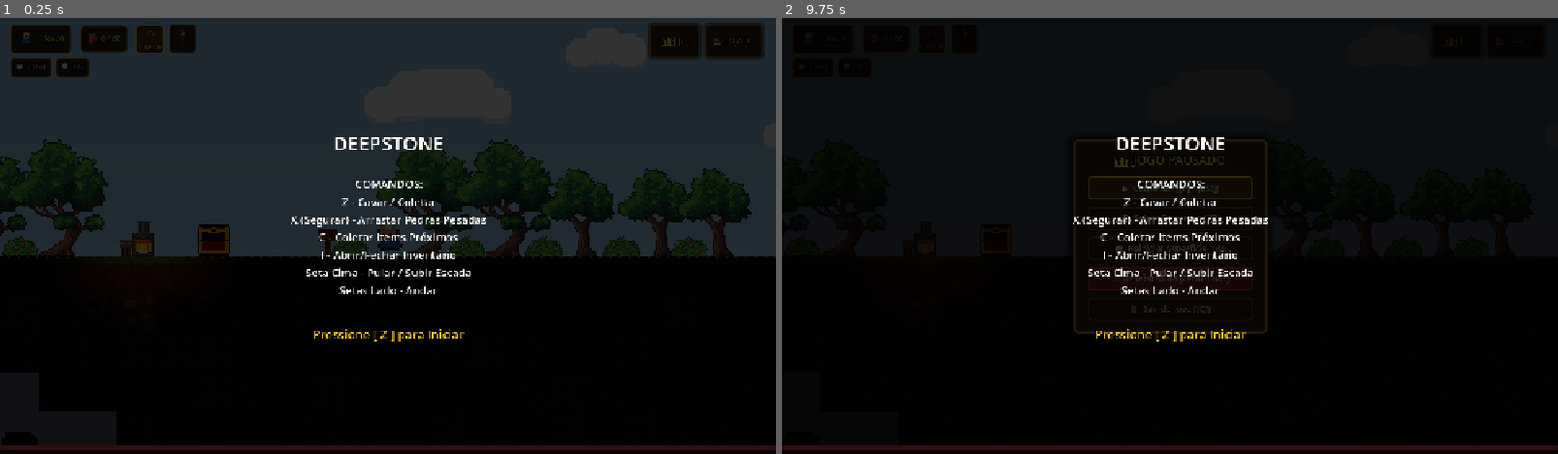
Above: before the commit, frames 1-2 (left to right).
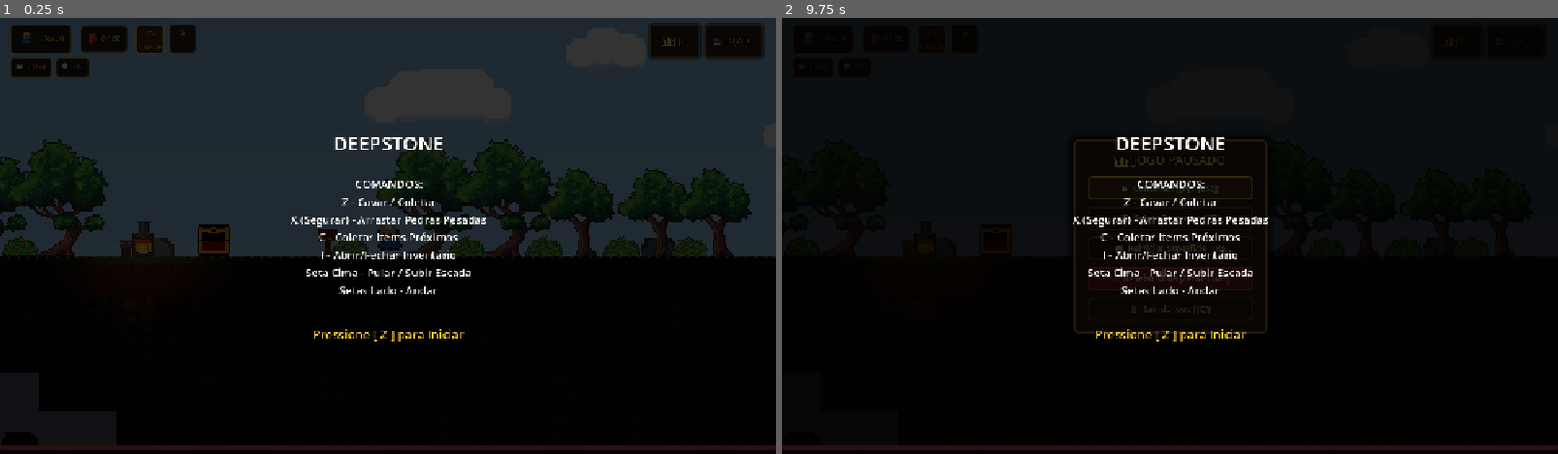
Above: after the commit, the same moments.

Repository: abdalazard/deepstone
Game: Godot game, scene res://scenes/main/main.tscn
The game is run twice, just before and just after one commit, with the same random seed, the same clock (stepped at 60 frames per second) and the same inputs.
Inputs (mouse positions are in pixels of both pictures, inside the frame that each line leads up to):
- Up to frame 1 (0.25 s): no input
- Up to frame 2 (9.75 s): click "⏸️ [P]" at 0.5 s; click "🏪 LOJA [L]" at 1.25 s; tap Enter at 2, 3.5, 5 s; move the mouse to (1340, 214) at 2.02 s; hold Right (ui_right) 2.03-2.75 s; tap C (action_collect) at 2.1 s; click (1340, 214) at 2.17 s; tap Space at 2.27, 2.75, 4.25, 5.27, 5.75, 8.27 s; drag from (1014, 257) to (1170, 236) at 2.77 s; move the mouse to (1247, 140) at 3.52 s; hold Left (ui_left) 3.53-4.25 s; hold X (action_drag) 3.53-4.25 s; drag from (1131, 323) to (999, 240) at 4.27 s; move the mouse to (1402, 301) at 5.02 s; hold Right (ui_right) 5.03-5.75 s; tap 1 (slot_1) at 5.1 s; drag from (937, 170) to (797, 314) at 5.77 s; move the mouse to (1208, 236) at 6.52 s; hold Right (ui_right) 6.53-7.25 s; tap 3 (slot_3) at 6.6 s; click (1208, 236) at 6.67 s; drag from (1053, 127) to (999, 236) at 7.27 s; move the mouse to (1340, 214) at 8.02 s; hold Left (ui_left) 8.03-8.75 s; tap 5 (slot_5) at 8.1 s; drag from (1014, 257) to (875, 314) at 8.77 s; move the mouse to (1247, 140) at 9.52 s; hold Right (ui_right) from 9.53 s (still down); tap P at 9.6 s

The runs differ from the first frame. In frame 1, 0.2% of the frame differs, in the area x 19-87%, y 50-55%; in frame 2, less than 0.1%.

Commit message:
feat: surface light band + 3 surface rocks; light/shadow effect when entering tunnel

Diff:
--- a/scripts/main.gd
+++ b/scripts/main.gd
@@ -36,6 +36,7 @@
 	generate_world()
 	restore_placed_items()
 	_setup_subsurface_shade()
+	_setup_surface_light()
 
 func _process(delta: float) -> void:
 	if is_instance_valid(player):
@@ -52,7 +53,14 @@
 
 		var dir_light = get_node_or_null("DirectionalLight2D")
 		if dir_light:
-			dir_light.visible = (py < 350.0)
+			# Efeito luz/sombra: acima da superfície há luz; ao entrar no túnel fica escuro
+			dir_light.visible = (py < 150.0)
+
+		# Banda de luz que ilumina o gramado da superfície (onde árvores/forja/baú
+		# tocam o chão). Só acende enquanto o player está na superfície.
+		var surface_light = get_node_or_null("SurfaceLight")
+		if surface_light:
+			surface_light.visible = (py < 150.0)
 
 		# Na superfície o subsolo fica 100% oculto por uma camada escura.
 		var shade = get_node_or_null("SubsurfaceShade")
@@ -89,6 +97,38 @@
 	])
 	shade.visible = false
 	add_child(shade)
+
+# Luz em banda que ilumina o gramado da superfície (a linha onde árvores,
+# forja e baú tocam o chão). Acende na superfície e apaga ao entrar no túnel.
+func _setup_surface_light() -> void:
+	var light := PointLight2D.new()
+	light.name = "SurfaceLight"
+	light.texture = _build_surface_light_texture()
+	light.texture_scale = 2.0
+	light.position = Vector2(480, 128)
+	light.energy = 1.15
+	light.color = Color(1.0, 0.99, 0.93)
+	light.visible = false
+	add_child(light)
+
+func _build_surface_light_texture() -> Texture2D:
+	var w := 512
+	var h := 96
+	var img := Image.create(w, h, false, Image.FORMAT_RGBA8)
+	for y in range(h):
+		var a := 1.0
+		if y < 16:
+			a = float(y) / 16.0
+		elif y > h - 17:
+			a = float(h - 1 - y) / 16.0
+		for x in range(w):
+			var ax := 1.0
+			if x < 24:
+				ax = float(x) / 24.0
+			elif x > w - 25:
+				ax = float(w - 1 - x) / 24.0
+			img.set_pixel(x, y, Color(1, 1, 1, a * ax))
+	return ImageTexture.create_from_image(img)
 
 func restore_placed_items() -> void:
 	if not has_node("/root/SaveManager"): return
@@ -321,6 +361,13 @@
 		bush.position = Vector2(bx, 112)
 		add_child(bush)
 
+	# 3 pedras decorativas na superfície (no gramado, ondem árvores/forja/baú tocam)
+	for sx in [96.0, 448.0, 864.0]:
+		var srock = RANDOM_ROCK_SCENE.instantiate()
+		srock.position = Vector2(sx, 112.0)
+		srock.z_index = -1
+		add_child(srock)
+
 	# Pedras decorativas em escavações/cavernas, apenas sobre blocos indestrutíveis
 	_spawn_cave_rocks(cave_cells, excavated_cells, unbreakable_blocks)
 
